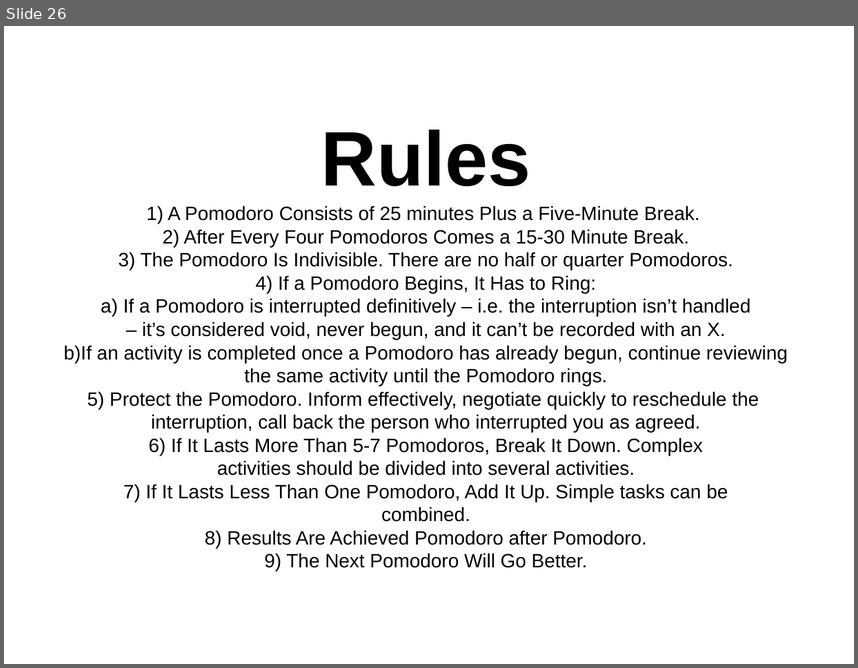
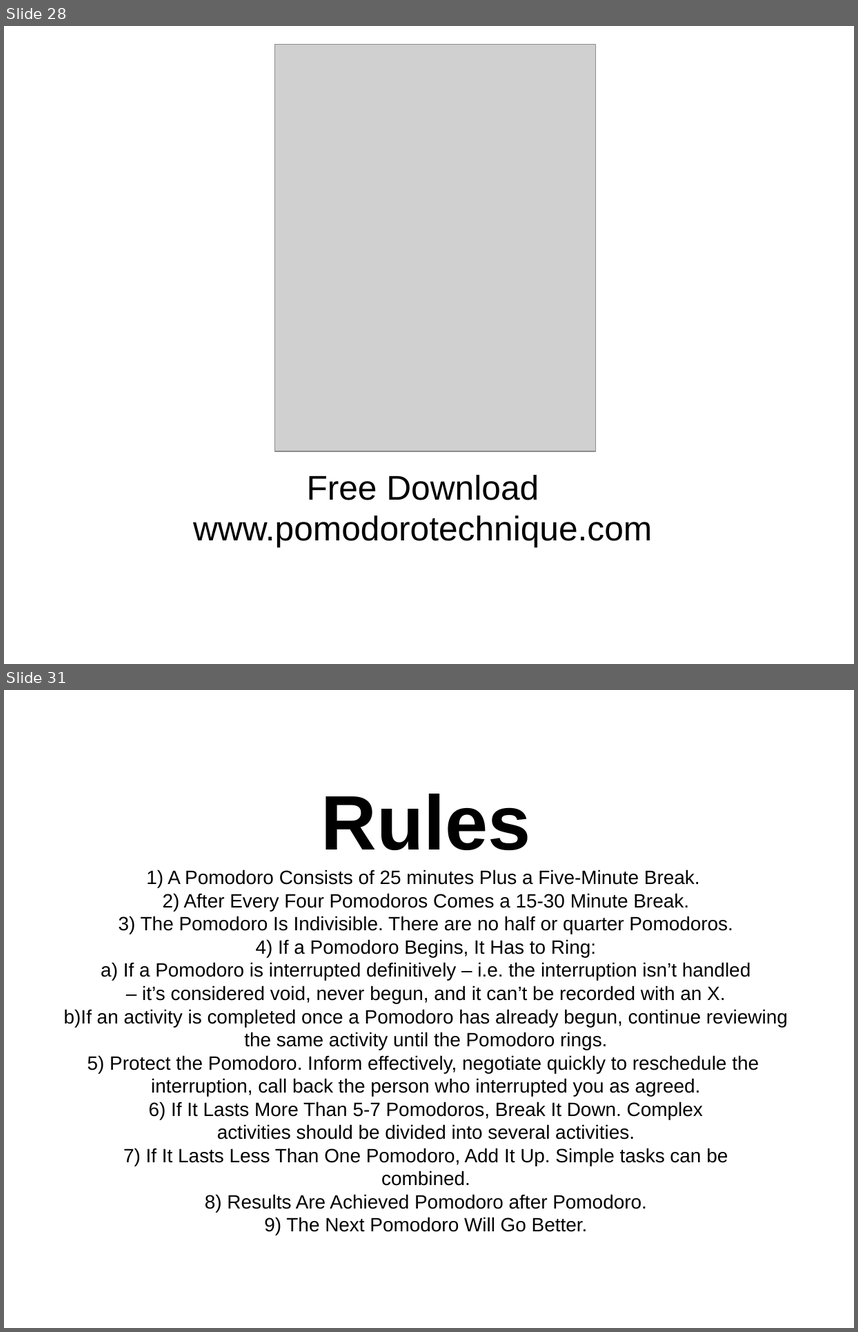
Before and after one commit to setitesuk/presentations, a slide deck: pomodoro_lightning_talk.odp. Shown one above the other, each under a label of ours: slide 26 before the commit, slides 28 and 31 after it; the slides between them are not shown. The pictures are 858x668 and 858x1332 pixels, drawn with LibreOffice and Linux fonts; fonts in the diff are those of the drawing; grey boxes stand for pictures. Boxes give left, top, right and bottom in pixels: in the first picture for what was removed or moved away, otherwise in the second. Text is boxed around its words. In the diff, an @@ line names an element or a change of style, - is before the commit and + after.

```diff
--- a/pomodoro_lightning_talk.odp
+++ b/pomodoro_lightning_talk.odp
@@ slide 28 added at box(4, 26, 854, 664), background #FFFFFF @@
@@ picture added at box(274, 45, 597, 452) @@
@@ subtitle added at box(193, 474, 652, 547), 32 pt, text #000000 @@
+Free Download
+www.pomodorotechnique.com
@@ what was slide 26 is now slide 31 @@
```
Also in this commit, not shown: 4 other slides added.
